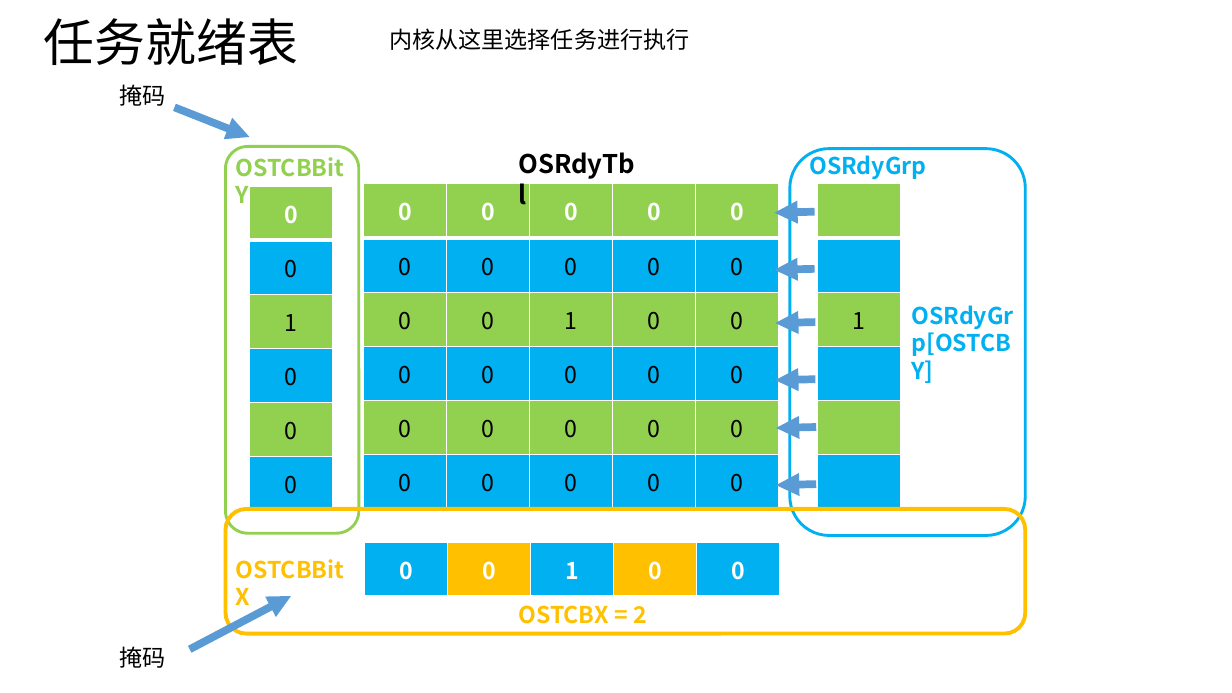
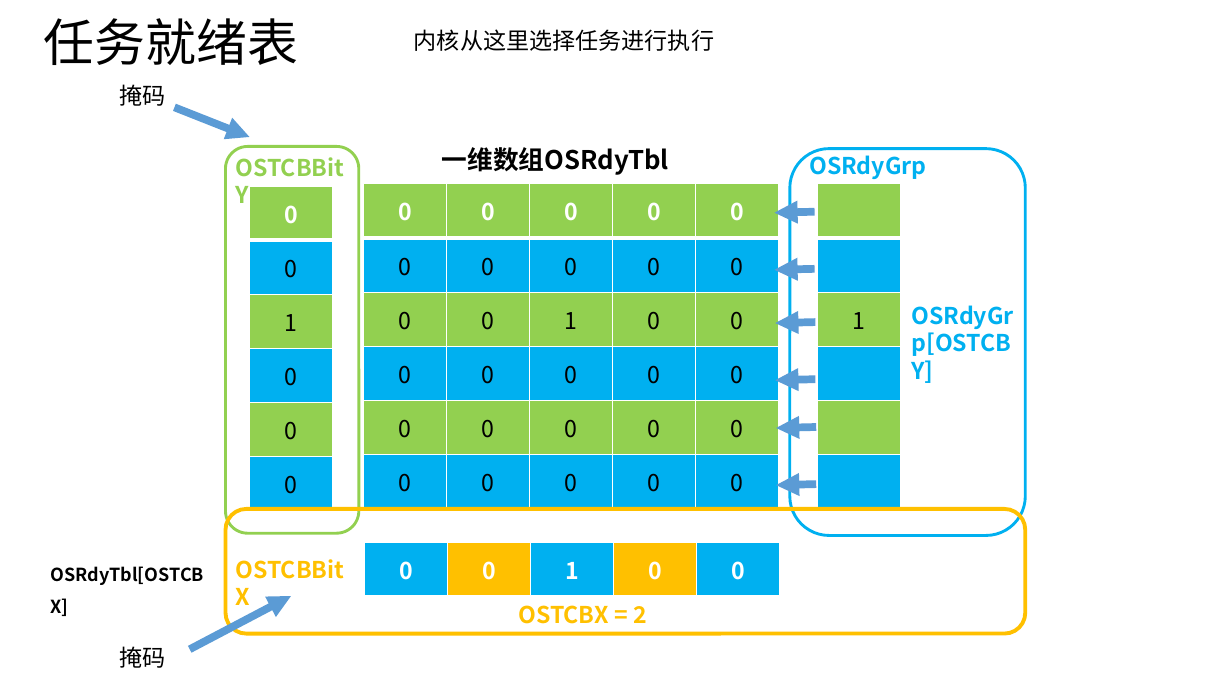
Before and after one commit to linghuix/UcosII-embedded-system, a slide deck: slide 11 of image/1.UCOS分析与深入解读.pptx (slide 10 before the commit). Drawn at 1232x693 pixels with LibreOffice and Linux fonts; fonts in the diff are those of the drawing. Boxes give left, top, right and bottom in pixels: in the first picture for what was removed or moved away, otherwise in the second. Text is boxed around its words. In the diff, an @@ line names an element or a change of style, - is before the commit and + after.

```diff
--- a/image/1.UCOS分析与深入解读.pptx
+++ b/image/1.UCOS分析与深入解读.pptx
@@ text "内核从这里选择任务进行执行": place and size @@
-text "内核从这里选择任务进行执行" at [389, 28, 689, 50]
+text "内核从这里选择任务进行执行" at [414, 29, 714, 51]
@@ text at [442, 147, 669, 175]: text changed @@
-OSRdyTbl
+一维数组OSRdyTbl
@@ text added at [51, 566, 204, 585], 14 pt, text #000000, bold @@
+OSRdyTbl[OSTCBX]
```
Also in this commit, not shown: 6 other slides changed, 1 slide added, 44 other files.
